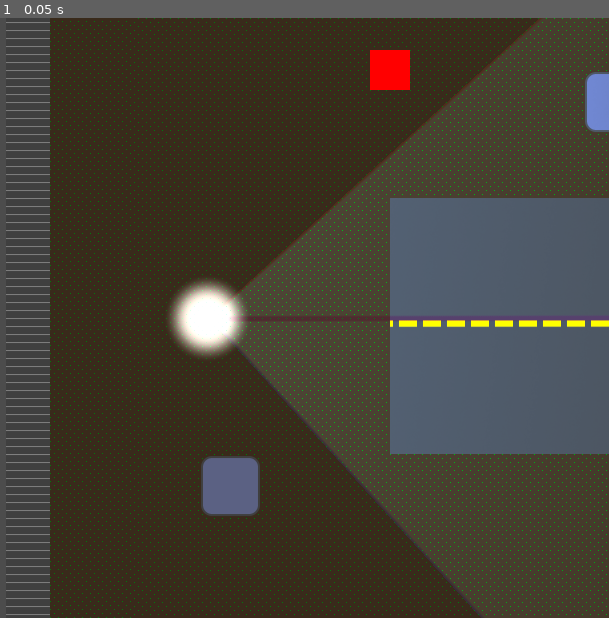
Above: before the commit, frame 1.
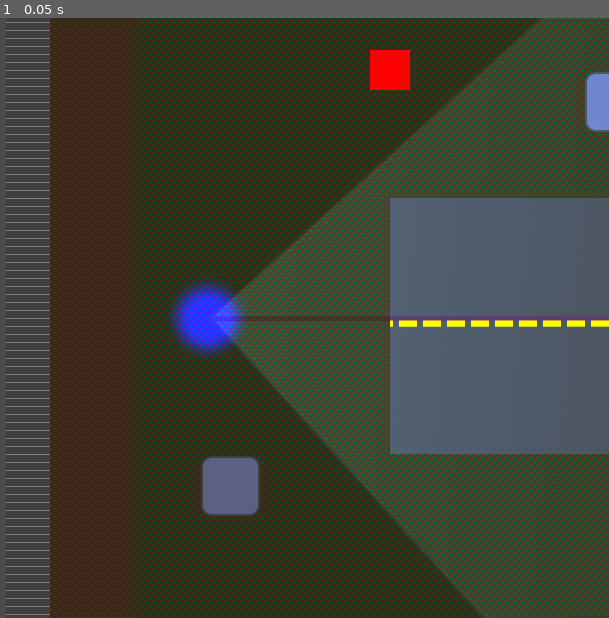
Above: after the commit, the same moment.

Repository: FugitiveTheGame/Fugitive
Game: Godot game, scene res://maps/map_00/Map_00_dev.tscn
Two runs of this game, one before a commit and one after it. Both use one fixed random seed, a clock stepped at 60 frames per second and the inputs below. This scene is started directly instead of the project's main scene.
Inputs:
- Up to frame 1 (0.05 s): no input

The runs differ from the first frame. In frame 1, 1.2% of the frame differs, in the area x 27-41%, y 43-57%.
Error in both runs: Assertion failed. (res://maps/map_00/Map_00_dev.gd:11)

Commit message:
Adding the round start countdown timer

Diff:
--- a/actors/player/Player.gd
+++ b/actors/player/Player.gd
@@ -14,6 +14,10 @@
 
 puppet func setNetworkRotation(rot: float):
 	self.rotation = rot
+
+func unfreeze():
+	self.frozen = false
+	self.modulate = Color(1, 1, 1, 1)
 
 func freeze():
 	self.frozen = true
--- a/actors/seeker/Seeker.gd
+++ b/actors/seeker/Seeker.gd
@@ -6,6 +6,7 @@
 
 func _ready():
 	add_to_group("seekers")
+	self.freeze()
 
 # Detect if a particular hider has been seen by the seeker
 # Change the visibility of the Hider depending on if the
--- a/maps/map_00/Map_00.gd
+++ b/maps/map_00/Map_00.gd
@@ -1,8 +1,8 @@
 extends Node2D
 
-onready var detectionLabel := get_node("TestDetectionLabel")
+onready var detectionLabel := $CanvasLayer/TestDetectionLabel
 onready var players := $players
-
+onready var timer := $Timer
 
 func _ready():
 	detectionLabel.hide()
@@ -29,6 +29,7 @@
 
 remotesync func post_configure_game():
 	get_tree().set_pause(false)
+	timer.start()
 	print("*** UNPAUSED ***")
 
 func create_players(players: Dictionary):
@@ -102,5 +103,15 @@
 	else:
 		detectionLabel.hide()
 
+	if (self.timer.time_left > 0.0):
+		$CanvasLayer/TimerLabel.text = "Starting game in %d..." % self.timer.time_left
+
 func _on_WinZone_body_entered(body):
 	pass
+
+
+func _on_Timer_timeout():
+	var seekers = get_tree().get_nodes_in_group("seekers")
+	for seekerNode in seekers:
+		var seeker: Seeker = seekerNode
+		seeker.unfreeze()
--- a/maps/map_00/Map_00.tscn
+++ b/maps/map_00/Map_00.tscn
@@ -19,15 +19,6 @@
 visible = false
 color = Color( 0.27451, 0.27451, 0.27451, 1 )
 
-[node name="TestDetectionLabel" type="Label" parent="."]
-margin_left = 231.0
-margin_top = 243.0
-margin_right = 450.0
-margin_bottom = 312.0
-custom_fonts/font = ExtResource( 3 )
-text = "I see you!!!"
-autowrap = true
-
 [node name="players" type="Node" parent="."]
 
 [node name="WinZone" type="Area2D" parent="."]
@@ -36,4 +27,30 @@
 [node name="CollisionShape2D" type="CollisionShape2D" parent="WinZone"]
 position = Vector2( 114.682, 36.5649 )
 shape = SubResource( 1 )
+
+[node name="Timer" type="Timer" parent="."]
+wait_time = 10.0
+one_shot = true
+
+[node name="CanvasLayer" type="CanvasLayer" parent="."]
+
+[node name="TimerLabel" type="Label" parent="CanvasLayer"]
+margin_right = 403.0
+margin_bottom = 68.0
+__meta__ = {
+"_edit_use_anchors_": false
+}
+
+[node name="TestDetectionLabel" type="Label" parent="CanvasLayer"]
+margin_left = 151.029
+margin_top = 136.372
+margin_right = 684.029
+margin_bottom = 243.372
+custom_fonts/font = ExtResource( 3 )
+text = "You're done like dinner!"
+autowrap = true
+__meta__ = {
+"_edit_use_anchors_": false
+}
 [connection signal="body_entered" from="WinZone" to="." method="_on_WinZone_body_entered"]
+[connection signal="timeout" from="Timer" to="." method="_on_Timer_timeout"]
